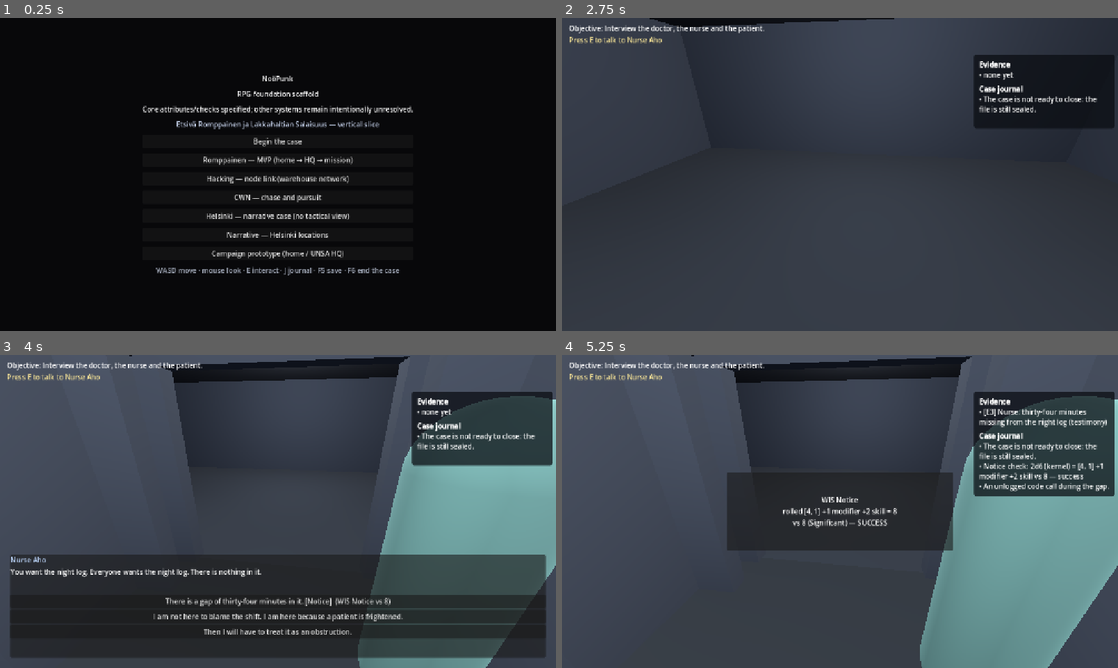
Above: before the commit, frames 1-4 (two rows, left to right).
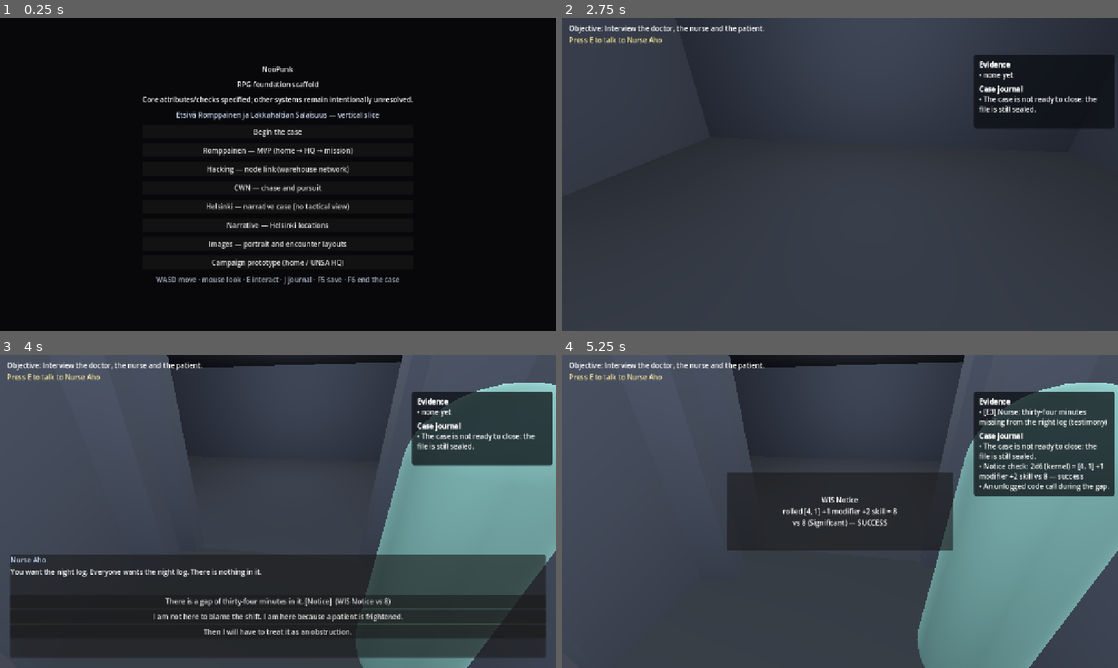
Above: after the commit, the same moments.

Repository: TomiToivio/NooPunk
Game: Godot game, scene res://scenes/main.tscn
The game is run twice, just before and just after one commit, with the same random seed, the same clock (stepped at 60 frames per second) and the same inputs.
Inputs (mouse positions are in pixels of both pictures, inside the frame that each line leads up to):
- Up to frame 1 (0.25 s): no input
- Up to frame 2 (2.75 s): click "Begin the case" at 0.5 s; tap Enter at 1.25 s; move the mouse to (867, 174) at 1.27 s; hold W (move_forward) from 1.28 s (still down); tap M at 1.35, 2.3 s; tap Space at 1.52, 2, 2.27 s; move the mouse to (812, 174) at 2.02 s; tap F6 (end_case) at 2.1 s
- Up to frame 3 (4 s): tap E (interact) at 2.75 s; move the mouse to (289, 505) at 2.77 s; hold E (interact) 2.78-3.5 s; tap M at 3.05 s; release W (move_forward) at 3.5 s; drag from (250, 574) to (111, 464) at 3.52 s
- Up to frame 4 (5.25 s): click "There is a gap of thirty-four…" at 4.25 s; click "End the conversation" at 5 s

The runs differ from the first frame. In frame 1, 7.3% of the frame differs, in the area x 25-75%, y 15-86%; in frame 2, 0.7%; in frame 3, 4.6%; in frame 4, 5.1%.

Commit message:
feat(#908): the image pipeline - manifest, library, layout maths, preview
Consolidated onto #909's taxonomy rather than shipping a second manifest: one manifest, one doc, one library. #909 established the directories, the manifest skeleton and the art direction; this adds the engineering that makes those rules execute.

godot/ui/image_library.gd: screens ask for an id, never a path. The manifest owns the path and the stretch policy - portraits and encounters letterbox so a face is never cropped, locations may fill the frame. A missing asset returns null and records a loud problem naming the id and path, because a silent blank texture looks like a design decision.

godot/ui/image_layout.gd: safe area, image rect and caption/dialogue panels as pure functions of viewport size. The suite asserts at 1280x720, 1920x1080, 1024x768 and 800x600 that nothing leaves the safe area, no aspect ratio drifts, and the portrait never overlaps the dialogue panel.

tools/check_image_manifest.py enforces what a comment cannot: files exist, categories match directories, ids are unique, filenames are snake_case, declared dimensions match the pixels, and - the rule that matters for the setting - a sci_fi motif requires a justification and may only appear on an events asset. Early Helsinki is a lived-in 1970s city; the uncanny is an event, not a backdrop.

Four generated probes (abstract colour fields, approved: false) let the pipeline, the layout maths and the renderer be tested without pretending to be illustrations. The approved Romppainen street portrait is NOT committed: it does not exist on this machine, so it stays in the manifest's pending block as awaiting_binary_upload. Nothing preloads a file that is not there.

godot/ui/image_preview.gd + scenes/images/preview.tscn: both layouts in the real renderer, from the main menu, M toggles.

Verified: 1525 Godot checks 0 failed (+43); shutdown gate clean (0 objects/resources/RIDs); Python 1647 passed.

Diff:
--- a/godot/tests/run_tests.gd
+++ b/godot/tests/run_tests.gd
@@ -41,6 +41,7 @@
 	"res://godot/tests/test_noopunk_psyche.gd",
 	"res://godot/tests/test_narrative_897.gd",
 	"res://godot/tests/test_location_screen.gd",
+	"res://godot/tests/test_images_908.gd",
 	"res://godot/tests/test_cwn_vanilla.gd",
 	"res://godot/tests/test_cwn_vehicles.gd",
 	"res://godot/tests/test_cwn_srd_vehicles.gd",
--- /dev/null
+++ b/godot/tests/test_images_908.gd
@@ -0,0 +1,80 @@
+## The image pipeline: manifest, textures, and the layout rules that keep faces on screen (#908).
+extends RefCounted
+
+const Library := preload("res://godot/ui/image_library.gd")
+const Layout := preload("res://godot/ui/image_layout.gd")
+
+
+func _eq(name: String, actual: Variant, expected: Variant) -> Array:
+	return [name, actual == expected, "got %s; expected %s" % [str(actual), str(expected)]]
+
+
+func _close(name: String, actual: float, expected: float, tolerance: float = 0.01) -> Array:
+	return [name, absf(actual - expected) <= tolerance,
+		"got %.4f; expected %.4f (+/- %.4f)" % [actual, expected, tolerance]]
+
+
+func run() -> Array:
+	var rows: Array = []
+	var library := Library.load_library()
+	rows.append(_eq("the manifest loads", library.entries.size(), 4))
+	rows.append(_eq("loading reports no problems", library.problems.size(), 0))
+
+	var portrait := library.texture("probe_portrait")
+	rows.append(_eq("a texture loads by id", portrait != null, true))
+	if portrait != null:
+		rows.append(_eq("the texture has the declared size", portrait.get_size(), Vector2(600, 800)))
+
+	rows.append(_eq("an unknown id returns null", library.texture("no_such_asset"), null))
+	rows.append(_eq("and says why", library.problems.size() > 0, true))
+
+	# stretch policy comes from the asset class, not from each screen
+	rows.append(_eq("portraits letterbox instead of cropping",
+		Library.stretch_mode_for("characters/portraits"), TextureRect.STRETCH_KEEP_ASPECT_CENTERED))
+	rows.append(_eq("locations may fill the frame",
+		Library.stretch_mode_for("locations"), TextureRect.STRETCH_KEEP_ASPECT_COVERED))
+
+	var rect := TextureRect.new()
+	rect.expand_mode = TextureRect.EXPAND_KEEP_SIZE
+	rows.append(_eq("apply_to succeeds", library.apply_to(rect, "probe_portrait"), true))
+	rows.append(_eq("apply_to sets the stretch policy",
+		rect.stretch_mode, TextureRect.STRETCH_KEEP_ASPECT_CENTERED))
+	rows.append(_eq("apply_to lets the rect own its size",
+		rect.expand_mode, TextureRect.EXPAND_IGNORE_SIZE))
+	rows.append(_eq("apply_to refuses an unknown id", library.apply_to(rect, "nope"), false))
+	rect.free()
+
+	# ---- portrait layout ----------------------------------------------------
+	var sizes: Array = [Vector2(1280, 720), Vector2(1920, 1080), Vector2(1024, 768), Vector2(800, 600)]
+	for size in sizes:
+		var frame: Dictionary = Layout.portrait_frame(size)
+		rows.append(_eq("portrait layout has no problems at %dx%d" % [int(size.x), int(size.y)],
+			frame["problems"], []))
+		rows.append(_close("portrait keeps 3:4 at %dx%d" % [int(size.x), int(size.y)],
+			frame["image"].size.x / frame["image"].size.y, 0.75))
+		rows.append(_eq("the caption sits below the image at %dx%d" % [int(size.x), int(size.y)],
+			frame["caption"].position.y >= frame["image"].position.y + frame["image"].size.y, true))
+
+	# ---- encounter layout ---------------------------------------------------
+	for size in sizes:
+		var frame: Dictionary = Layout.encounter_frame(size)
+		rows.append(_eq("encounter layout has no problems at %dx%d" % [int(size.x), int(size.y)],
+			frame["problems"], []))
+		rows.append(_eq("portrait and dialogue never overlap at %dx%d" % [int(size.x), int(size.y)],
+			frame["portrait"].intersects(frame["dialogue"]), false))
+		rows.append(_eq("the portrait keeps 3:4 at %dx%d" % [int(size.x), int(size.y)],
+			absf(frame["portrait"].size.x / frame["portrait"].size.y - 0.75) < 0.01, true))
+		rows.append(_eq("the background keeps its aspect at %dx%d" % [int(size.x), int(size.y)],
+			absf(frame["background"].size.x / frame["background"].size.y - 4.0 / 3.0) < 0.01, true))
+
+	# a safe area that never touches the viewport edge
+	var safe: Rect2 = Layout.safe_rect(Vector2(1280, 720))
+	rows.append(_eq("the safe area is inset from the edge",
+		safe.position.x > 0.0 and safe.position.y > 0.0, true))
+
+	# a degenerate viewport must not produce negative rects
+	var tiny: Dictionary = Layout.portrait_frame(Vector2(64, 48))
+	rows.append(_eq("a tiny viewport does not crash the layout", tiny.has("image"), true))
+	rows.append(_eq("and its image is not inverted", tiny["image"].size.x >= 0.0, true))
+
+	return rows
--- /dev/null
+++ b/godot/ui/image_layout.gd
@@ -0,0 +1,94 @@
+## Layout geometry for portraits and social encounters (#908).
+##
+## Pure functions of (viewport size, art aspect). No nodes, no theme, no drawing — so the rules can be
+## asserted headlessly instead of judged by eye on one monitor at one resolution.
+##
+## The rules:
+## * everything sits inside a safe area, so UI never runs into a bezel or a TV's overscan;
+## * an image keeps its aspect ratio — **a face is never cropped to make a frame prettier**;
+## * a caption sits below its portrait and does not overlap it;
+## * in an encounter the portrait and the dialogue panel do not overlap, at any aspect we support.
+extends RefCounted
+class_name NoopunkImageLayout
+
+##: Fraction of the smaller viewport dimension kept clear on every edge.
+const SAFE_MARGIN := 0.05
+##: Caption strip height as a fraction of viewport height.
+const CAPTION_HEIGHT := 0.09
+##: Gap between panels, as a fraction of viewport width.
+const GAP := 0.03
+##: Portrait width in an encounter, as a fraction of the safe area width.
+const ENCOUNTER_PORTRAIT_WIDTH := 0.34
+
+
+static func safe_rect(viewport: Vector2) -> Rect2:
+	var margin: float = minf(viewport.x, viewport.y) * SAFE_MARGIN
+	return Rect2(Vector2(margin, margin), viewport - Vector2(margin, margin) * 2.0)
+
+
+## Largest rect of `aspect` (width / height) that fits inside `into`, centred.
+static func fit(aspect: float, into: Rect2) -> Rect2:
+	if aspect <= 0.0 or into.size.x <= 0.0 or into.size.y <= 0.0:
+		return Rect2()
+	var width := into.size.x
+	var height := width / aspect
+	if height > into.size.y:
+		height = into.size.y
+		width = height * aspect
+	var origin := into.position + (into.size - Vector2(width, height)) * 0.5
+	return Rect2(origin, Vector2(width, height))
+
+
+## Portrait page: image above, caption below. Both inside the safe area.
+static func portrait_frame(viewport: Vector2, aspect: float = 3.0 / 4.0) -> Dictionary:
+	var safe := safe_rect(viewport)
+	var caption_h := viewport.y * CAPTION_HEIGHT
+	var image_area := Rect2(safe.position,
+		Vector2(safe.size.x, maxf(safe.size.y - caption_h - viewport.y * GAP, 1.0)))
+	var image := fit(aspect, image_area)
+	var caption := Rect2(
+		Vector2(safe.position.x, image.position.y + image.size.y + viewport.y * GAP),
+		Vector2(safe.size.x, caption_h))
+	return {"image": image, "caption": caption, "safe": safe, "problems": _check(viewport, image, caption, aspect)}
+
+
+## Social encounter: background fills the safe area, portrait inset on the left, dialogue on the right.
+static func encounter_frame(viewport: Vector2, background_aspect: float = 4.0 / 3.0,
+		portrait_aspect: float = 3.0 / 4.0) -> Dictionary:
+	var safe := safe_rect(viewport)
+	var background := fit(background_aspect, safe)
+	var portrait_width := safe.size.x * ENCOUNTER_PORTRAIT_WIDTH
+	var portrait_height := minf(portrait_width / portrait_aspect, safe.size.y * 0.62)
+	portrait_width = portrait_height * portrait_aspect
+	var portrait := Rect2(
+		Vector2(safe.position.x, safe.position.y + safe.size.y - portrait_height),
+		Vector2(portrait_width, portrait_height))
+	var dialogue := Rect2(
+		Vector2(portrait.position.x + portrait.size.x + viewport.x * GAP,
+			safe.position.y + safe.size.y * 0.38),
+		Vector2(
+			safe.position.x + safe.size.x - (portrait.position.x + portrait.size.x + viewport.x * GAP),
+			safe.size.y * 0.58))
+	var problems := _check(viewport, portrait, dialogue, portrait_aspect)
+	if portrait.intersects(dialogue):
+		problems.append("portrait overlaps the dialogue panel")
+	if dialogue.size.x <= 0.0:
+		problems.append("no room for dialogue beside the portrait")
+	return {"background": background, "portrait": portrait, "dialogue": dialogue,
+		"safe": safe, "problems": problems}
+
+
+static func _check(viewport: Vector2, image: Rect2, other: Rect2, aspect: float) -> Array:
+	var problems: Array = []
+	var safe := safe_rect(viewport)
+	if not safe.encloses(image):
+		problems.append("image leaves the safe area")
+	if not safe.encloses(other):
+		problems.append("text panel leaves the safe area")
+	if image.size.y > 0.0:
+		var actual: float = image.size.x / image.size.y
+		if absf(actual - aspect) > 0.01:
+			problems.append("aspect changed: %.3f vs %.3f" % [actual, aspect])
+	if image.intersects(other):
+		problems.append("image overlaps its text panel")
+	return problems
--- /dev/null
+++ b/godot/ui/image_library.gd
@@ -0,0 +1,93 @@
+## Image library: manifest-backed textures for screens (#908).
+##
+## Screens ask for an **id**, never a path. The manifest owns where the file is, how it should be stretched
+## and what it is for. A screen that hardcodes `res://images/...` is a second copy of the manifest.
+##
+## Missing art is loud: `texture()` returns null and records a problem naming the id and the path. A silent
+## blank texture looks like a design choice, and nobody investigates a design choice.
+extends RefCounted
+class_name NoopunkImageLibrary
+
+const MANIFEST_PATH := "res://images/manifest.json"
+
+var entries: Dictionary = {}
+var problems: Array = []
+var _cache: Dictionary = {}
+
+
+static func load_library(path: String = MANIFEST_PATH) -> NoopunkImageLibrary:
+	var library := NoopunkImageLibrary.new()
+	var file := FileAccess.open(path, FileAccess.READ)
+	if file == null:
+		library.problems.append("manifest missing: %s" % path)
+		return library
+	var parsed: Variant = JSON.parse_string(file.get_as_text())
+	if not (parsed is Dictionary):
+		library.problems.append("manifest is not an object: %s" % path)
+		return library
+	for entry in Array((parsed as Dictionary).get("assets", [])):
+		if entry is Dictionary and entry.has("id"):
+			library.entries[String(entry["id"])] = entry
+	return library
+
+
+func entry(asset_id: String) -> Dictionary:
+	if entries.has(asset_id):
+		return entries[asset_id]
+	problems.append("unknown asset id: %s" % asset_id)
+	return {}
+
+
+## Load the texture for an id. Cached, because a dialogue screen asks for the same portrait repeatedly.
+func texture(asset_id: String) -> Texture2D:
+	if _cache.has(asset_id):
+		return _cache[asset_id]
+	var record: Dictionary = entry(asset_id)
+	if record.is_empty():
+		return null
+	var path := String(record.get("path", ""))
+	if not ResourceLoader.exists(path):
+		problems.append("file missing for %s: %s" % [asset_id, path])
+		return null
+	var loaded: Resource = load(path)
+	if not (loaded is Texture2D):
+		problems.append("%s is not a texture: %s" % [asset_id, path])
+		return null
+	_cache[asset_id] = loaded
+	return loaded
+
+
+## The stretch mode the manifest category implies. Portraits are never cropped; locations may fill.
+static func stretch_mode_for(category: String) -> TextureRect.StretchMode:
+	match category:
+		"characters/portraits", "social_encounters":
+			# Letterbox rather than crop: a face at the edge of a 3:4 portrait must not be lost to a
+			# widescreen frame.
+			return TextureRect.STRETCH_KEEP_ASPECT_CENTERED
+		"locations":
+			# A place has no face at a fixed coordinate; filling the frame is the right trade.
+			return TextureRect.STRETCH_KEEP_ASPECT_COVERED
+		_:
+			return TextureRect.STRETCH_KEEP_ASPECT_CENTERED
+
+
+## Point a TextureRect at an asset. Geometry is not decided here — see `image_layout.gd`.
+func apply_to(rect: TextureRect, asset_id: String) -> bool:
+	var record: Dictionary = entry(asset_id)
+	if record.is_empty():
+		return false
+	var loaded := texture(asset_id)
+	if loaded == null:
+		return false
+	rect.texture = loaded
+	rect.expand_mode = TextureRect.EXPAND_IGNORE_SIZE
+	rect.stretch_mode = stretch_mode_for(String(record.get("category", "")))
+	return true
+
+
+func approved_count() -> int:
+	var count := 0
+	for asset_id in entries:
+		if bool(entries[asset_id].get("approved", false)):
+			count += 1
+	return count
--- /dev/null
+++ b/godot/ui/image_preview.gd
@@ -0,0 +1,129 @@
+## Image preview: portrait and social-encounter layouts in the real renderer (#908).
+##
+## Two modes, one screen. The geometry comes from `image_layout.gd` and the textures from
+## `image_library.gd`; this node only applies the rects. Toggle with the button or the `M` key.
+##
+## Built in `setup()`/`_ensure_build()`, not `_ready()`: a `--script` runner adds nodes before the main loop
+## starts, so `_ready` never fires and a test would measure an empty control.
+extends Control
+
+const Library := preload("res://godot/ui/image_library.gd")
+const Layout := preload("res://godot/ui/image_layout.gd")
+
+var library: Object = null
+var mode: String = "portrait"
+var problems: Array = []
+
+var _built := false
+var _image: TextureRect
+var _background: TextureRect
+var _caption: Label
+var _dialogue: Label
+var _mode_button: Button
+
+
+func setup(start_mode: String = "portrait") -> void:
+	mode = start_mode
+	library = Library.load_library()
+	_ensure_build()
+	_relayout()
+
+
+func _ready() -> void:
+	_ensure_build()
+	_relayout()
+
+
+func _ensure_build() -> void:
+	if _built:
+		return
+	_built = true
+	set_anchors_preset(Control.PRESET_FULL_RECT)
+	if library == null:
+		library = Library.load_library()
+
+	var background := ColorRect.new()
+	background.set_anchors_preset(Control.PRESET_FULL_RECT)
+	background.color = Color(0.10, 0.086, 0.07)
+	background.mouse_filter = Control.MOUSE_FILTER_IGNORE
+	add_child(background)
+
+	_background = TextureRect.new()
+	_background.expand_mode = TextureRect.EXPAND_IGNORE_SIZE
+	_background.stretch_mode = TextureRect.STRETCH_KEEP_ASPECT_COVERED
+	_background.visible = false
+	add_child(_background)
+
+	_image = TextureRect.new()
+	_image.expand_mode = TextureRect.EXPAND_IGNORE_SIZE
+	_image.stretch_mode = TextureRect.STRETCH_KEEP_ASPECT_CENTERED
+	add_child(_image)
+
+	_caption = Label.new()
+	_caption.autowrap_mode = TextServer.AUTOWRAP_WORD_SMART
+	add_child(_caption)
+
+	_dialogue = Label.new()
+	_dialogue.autowrap_mode = TextServer.AUTOWRAP_WORD_SMART
+	_dialogue.visible = false
+	add_child(_dialogue)
+
+	_mode_button = Button.new()
+	_mode_button.text = "Encounter layout"
+	_mode_button.pressed.connect(_toggle_mode)
+	add_child(_mode_button)
+
+
+func _toggle_mode() -> void:
+	mode = "encounter" if mode == "portrait" else "portrait"
+	_relayout()
+
+
+func _unhandled_input(event: InputEvent) -> void:
+	if event is InputEventKey and event.pressed and event.keycode == KEY_M:
+		_toggle_mode()
+
+
+func _relayout() -> void:
+	if not _built:
+		return
+	problems.clear()
+	var viewport := get_viewport_rect().size
+	_mode_button.position = Vector2(12, viewport.y - 40)
+
+	if mode == "portrait":
+		var frame: Dictionary = Layout.portrait_frame(viewport)
+		problems.append_array(frame["problems"])
+		_background.visible = false
+		_apply(_image, "probe_portrait", frame["image"])
+		_image.stretch_mode = TextureRect.STRETCH_KEEP_ASPECT_CENTERED
+		_caption.position = frame["caption"].position
+		_caption.size = frame["caption"].size
+		_caption.text = "Harri Romppainen — portrait frame (3:4, aspect kept, nothing cropped)"
+		_dialogue.visible = false
+		_mode_button.text = "Encounter layout"
+	else:
+		var frame: Dictionary = Layout.encounter_frame(viewport)
+		problems.append_array(frame["problems"])
+		_background.visible = true
+		_background.position = frame["background"].position
+		_background.size = frame["background"].size
+		_background.texture = library.texture("probe_encounter")
+		_apply(_image, "probe_portrait", frame["portrait"])
+		_image.stretch_mode = TextureRect.STRETCH_KEEP_ASPECT_CENTERED
+		_caption.position = Vector2(frame["portrait"].position.x,
+			frame["portrait"].position.y + frame["portrait"].size.y + 6.0)
+		_caption.size = Vector2(frame["portrait"].size.x, 24)
+		_caption.text = "Harri Romppainen"
+		_dialogue.visible = true
+		_dialogue.position = frame["dialogue"].position
+		_dialogue.size = frame["dialogue"].size
+		_dialogue.text = "«You're the new one. Sit down — the file is thicker than it looks.»"
+		_mode_button.text = "Portrait layout"
+
+
+func _apply(rect: TextureRect, asset_id: String, frame: Rect2) -> void:
+	if not library.apply_to(rect, asset_id):
+		problems.append_array(library.problems)
+	rect.position = frame.position
+	rect.size = frame.size
--- a/godot/ui/main_menu.gd
+++ b/godot/ui/main_menu.gd
@@ -78,6 +78,15 @@
 		get_tree().current_scene = screen)
 	stack.add_child(locations_button)
 
+	var images_button := Button.new()
+	images_button.text = "Images — portrait and encounter layouts"
+	images_button.pressed.connect(func() -> void:
+		var preview: Node = load("res://scenes/images/preview.tscn").instantiate()
+		get_tree().root.add_child(preview)
+		get_tree().current_scene = preview)
+	stack.add_child(images_button)
+
+
 	# The campaign is an existing feature of the same root Godot project.
 	# Keep it accessible here rather than requiring agents to maintain a rival title scene.
 	var campaign := Button.new()
--- /dev/null
+++ b/scenes/images/preview.tscn
@@ -0,0 +1,12 @@
+[gd_scene load_steps=2 format=3]
+
+[ext_resource type="Script" path="res://godot/ui/image_preview.gd" id="1_prev"]
+
+[node name="ImagePreview" type="Control"]
+layout_mode = 3
+anchors_preset = 15
+anchor_right = 1.0
+anchor_bottom = 1.0
+grow_horizontal = 2
+grow_vertical = 2
+script = ExtResource("1_prev")
Not shown, added: godot/core/cwn_sheet.gd.uid
Not shown, added: godot/tests/test_cwn_sheet.gd.uid
Not shown, added: godot/tests/test_images_908.gd.uid
Not shown, added: godot/ui/image_layout.gd.uid
Not shown, added: godot/ui/image_library.gd.uid
Not shown, added: godot/ui/image_preview.gd.uid
Binary file added: images/events/event_probe_4x3.png
Not shown, added: images/events/event_probe_4x3.png.import
Not shown, changed: images/manifest.json
Binary file added: images/placeholders/encounter_probe_4x3.png
Not shown, added: images/placeholders/encounter_probe_4x3.png.import
Binary file added: images/placeholders/location_probe_16x9.png
(and 7 more such lines)
